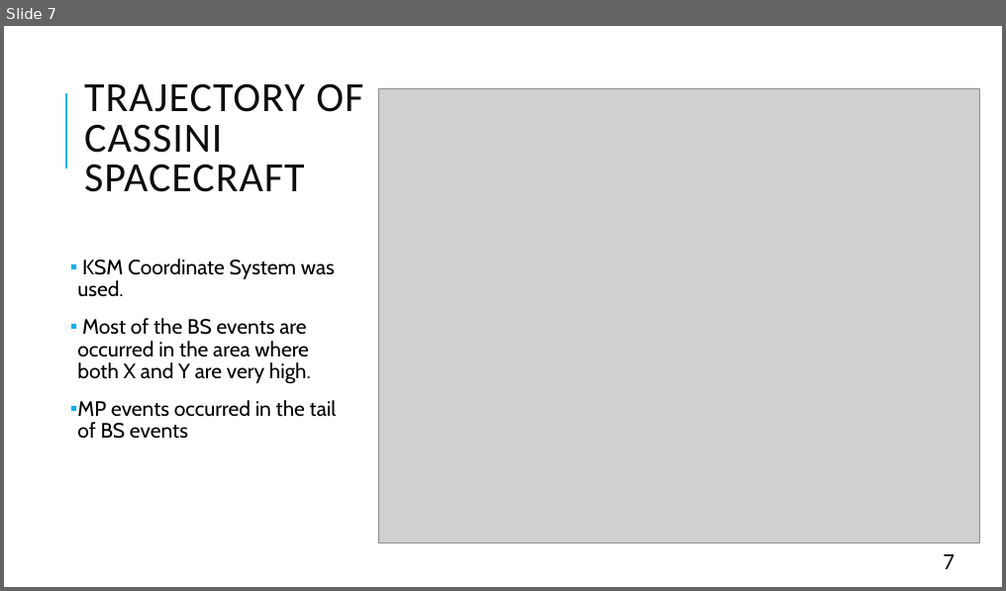
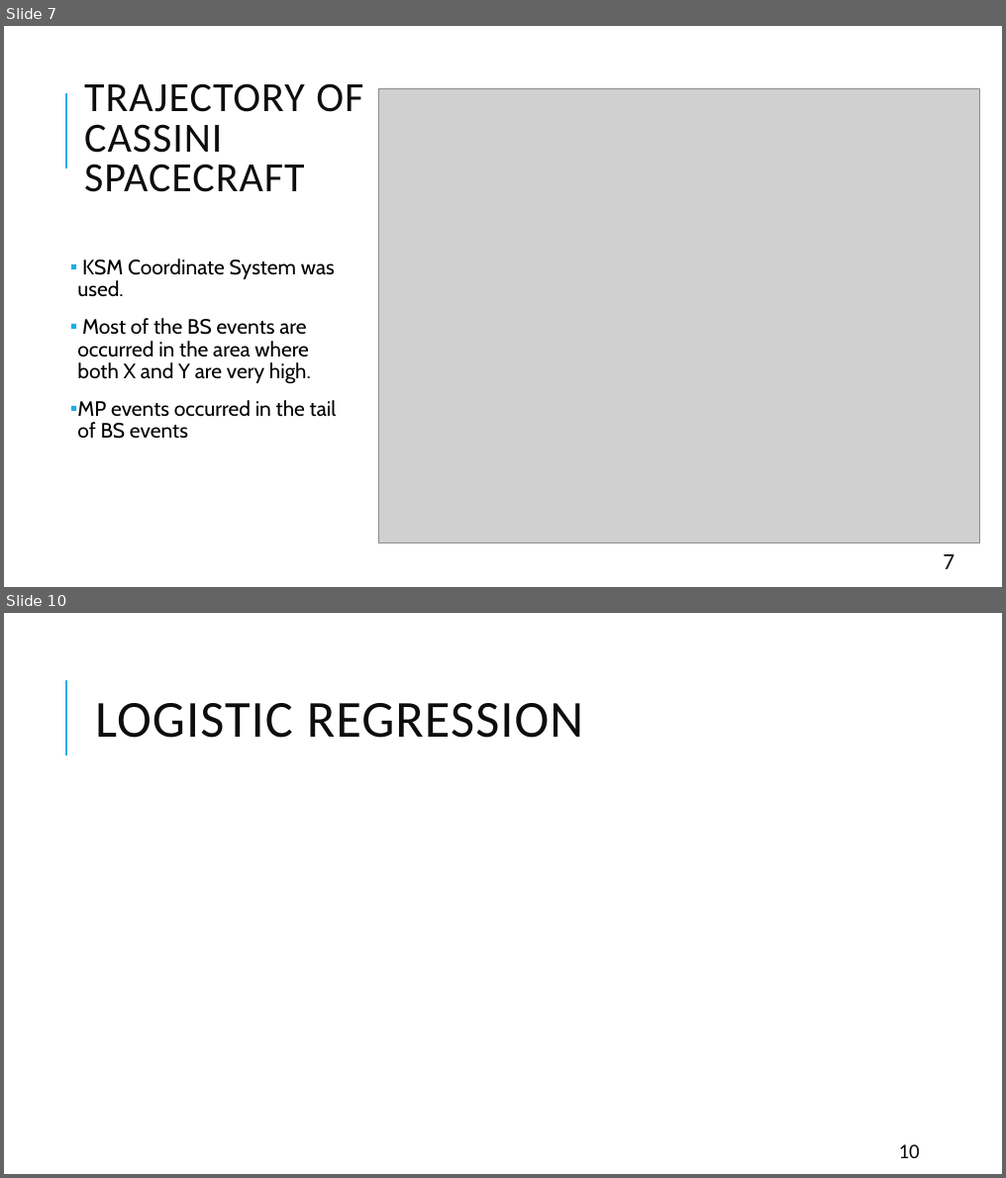
Before and after one commit to matty1203/r_cubicplot, a slide deck: Classification of bow shock event positions from Magnetic.pptx. Shown one above the other, each under a label of ours: slide 7 before the commit, slides 7 and 10 after it; the slides between them are not shown. The pictures are 1006x591 and 1006x1178 pixels, drawn with LibreOffice and Linux fonts; fonts in the diff are those of the drawing; grey boxes stand for pictures. Boxes give left, top, right and bottom in pixels: in the first picture for what was removed or moved away, otherwise in the second. Text is boxed around its words. In the diff, an @@ line names an element or a change of style, - is before the commit and + after.

```diff
--- a/Classification of bow shock event positions from Magnetic.pptx
+++ b/Classification of bow shock event positions from Magnetic.pptx
@@ slide 10 added at <box>4,613,1002,1174</box>, background #FFFFFF; not listed: 1 template element that a slide beside it also shows @@
@@ title added at <box>95,703,584,738</box>, 50 pt, text #0D0D0D @@
+LOGISTIC REGRESSION
@@ page number added at <box>899,1145,920,1158</box>, 20 pt, text #0D0D0D @@
+10
```
Also in this commit, not shown: 1 slide changed, 6 other slides added, 1 slide removed, 3 other files.
